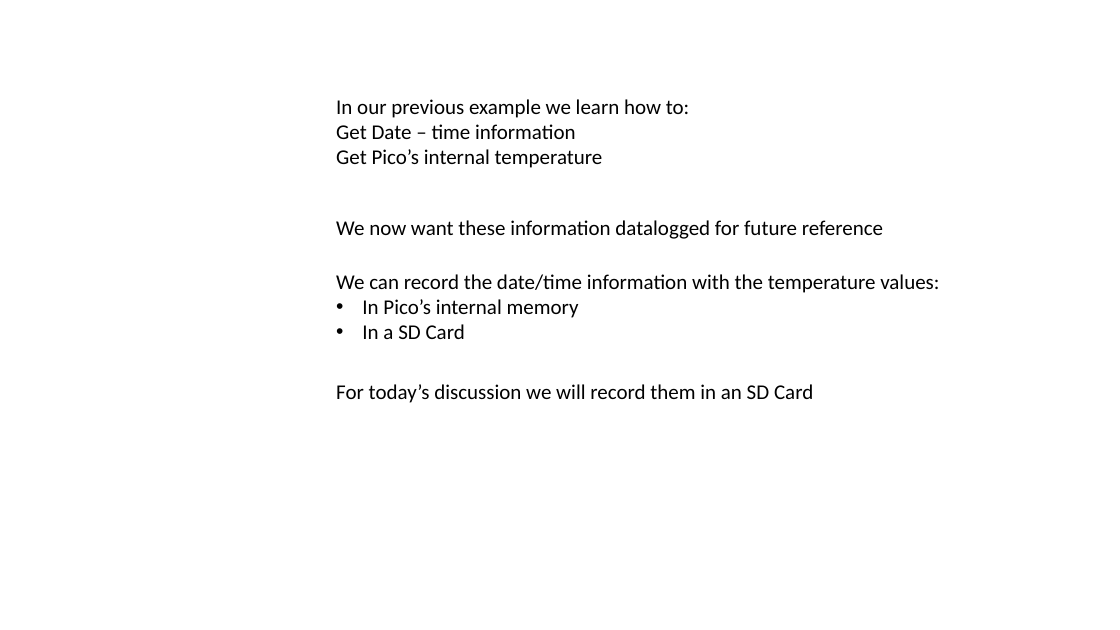
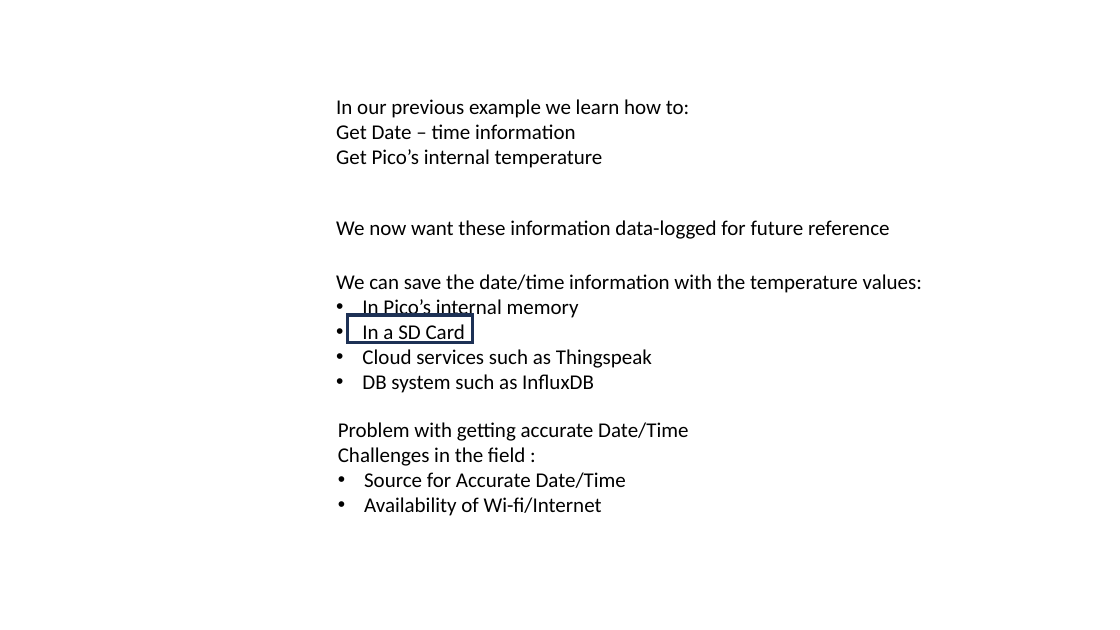
Before and after one commit to ssgoh/The-Pi-Club, a slide deck: slide 5 of Club Meetings 2026/2026 - 01 Jan 11th/Presentation1.pptx (slide 20 before the commit). Drawn at 1120x630 pixels with LibreOffice and Linux fonts; fonts in the diff are those of the drawing. Boxes give left, top, right and bottom in pixels: in the first picture for what was removed or moved away, otherwise in the second. Text is boxed around its words. In the diff, an @@ line names an element or a change of style, - is before the commit and + after.

```diff
--- a/Club Meetings 2026/2026 - 01 Jan 11th/Presentation1.pptx
+++ b/Club Meetings 2026/2026 - 01 Jan 11th/Presentation1.pptx
@@ text at (336,220,889,239): text changed @@
-We now want these information datalogged for future reference
+We now want these information data-logged for future reference
@@ text at (336,274,922,293): text changed @@
-We can record the date/time information with the temperature values:
+We can save the date/time information with the temperature values:
@@ rectangle added at (347,315,472,343), outline #1E3256 2.75 pt @@
@@ text at (362,349,652,393): paragraphs added @@
+• Cloud services such as Thingspeak
+• DB system such as InfluxDB
@@ text removed at (336,384,813,403) @@
-For today’s discussion we will record them in an SD Card
@@ text added at (338,422,688,516), 18 pt, text #000000 @@
+Problem with getting accurate Date/Time
+Challenges in the field :
+• Source for Accurate Date/Time
+• Availability of Wi-fi/Internet
```
